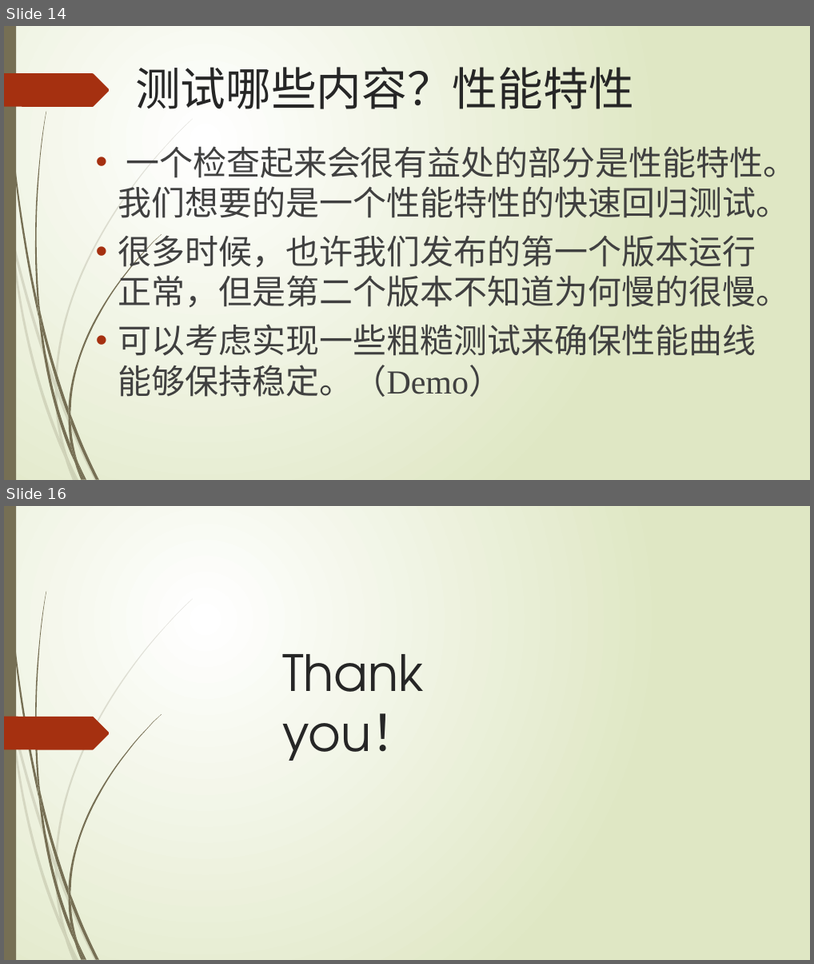
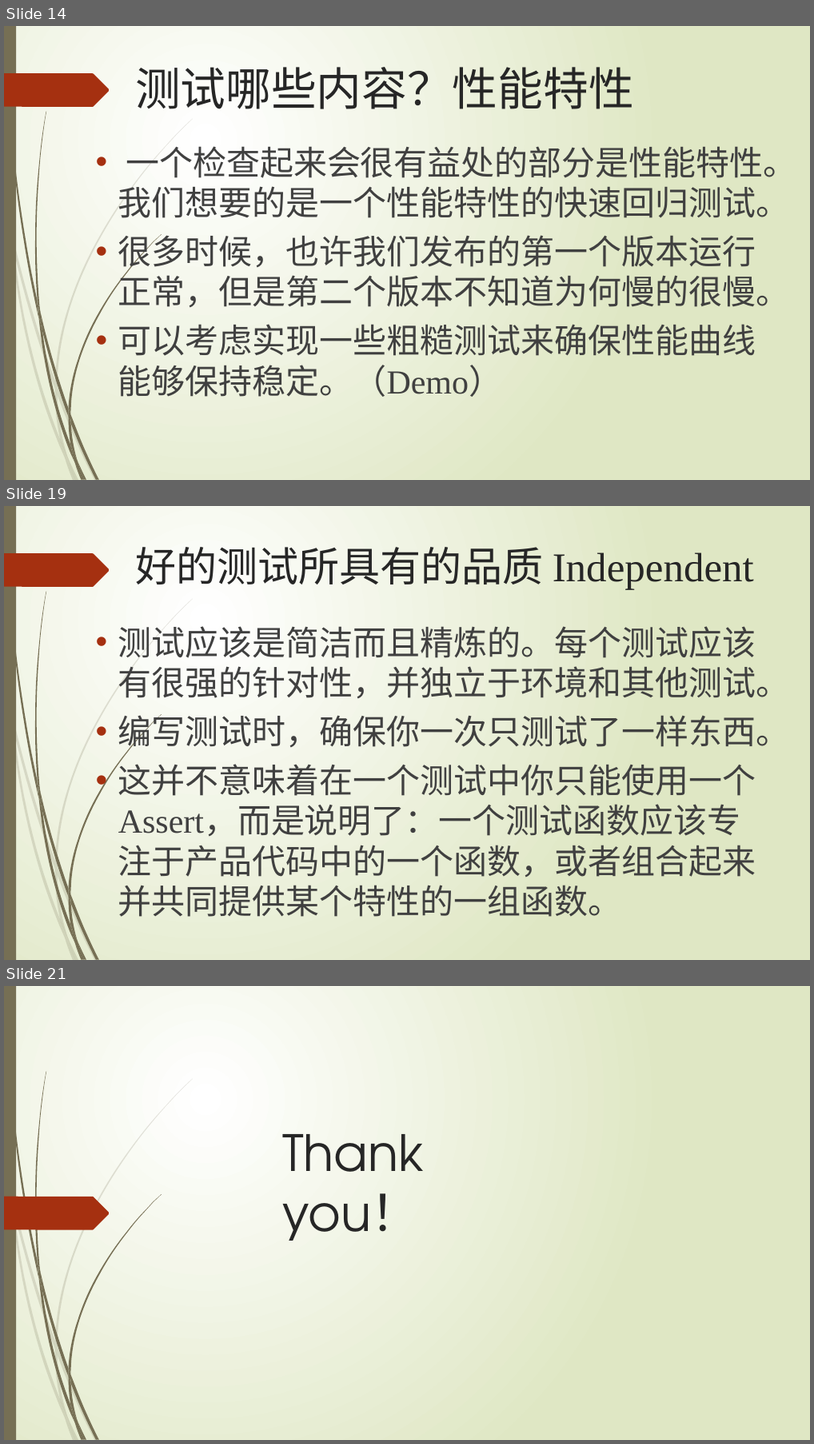
Before and after one commit to SilverFox8588/UnitTestDemo, a slide deck: 单元测试之道.pptx. Shown one above the other, each under a label of ours: slides 14 and 16 before the commit, slides 14, 19 and 21 after it; the slides between them are not shown. The pictures are 814x964 and 814x1444 pixels, drawn with LibreOffice and Linux fonts; fonts in the diff are those of the drawing. Boxes give left, top, right and bottom in pixels: in the first picture for what was removed or moved away, otherwise in the second. Text is boxed around its words. In the diff, an @@ line names an element or a change of style, - is before the commit and + after.

```diff
--- a/单元测试之道.pptx
+++ b/单元测试之道.pptx
@@ slide 19 added at (x1=4, y1=506, x2=810, y2=960), background gradient #FFFFFF to #DFE8C4; not listed: 24 template elements that a slide beside it also shows @@
@@ title added at (x1=135, y1=547, x2=754, y2=590), 48.6 pt, text #262626 @@
+好的测试所具有的品质 Independent
@@ text added at (x1=118, y1=621, x2=790, y2=916), 40 pt, text #404040 @@
+• 测试应该是简洁而且精炼的。每个测试应该有很强的针对性，并独立于环境和其他测试。
+• 编写测试时，确保你一次只测试了一样东西。
+• 这并不意味着在一个测试中你只能使用一个Assert，而是说明了：一个测试函数应该专注于产品代码中的一个函数，或者组合起来并共同提供某个特性的一组函数。
@@ what was slide 16 is now slide 21 @@
```
Also in this commit, not shown: 1 slide changed, 4 other slides added, 6 other files.
